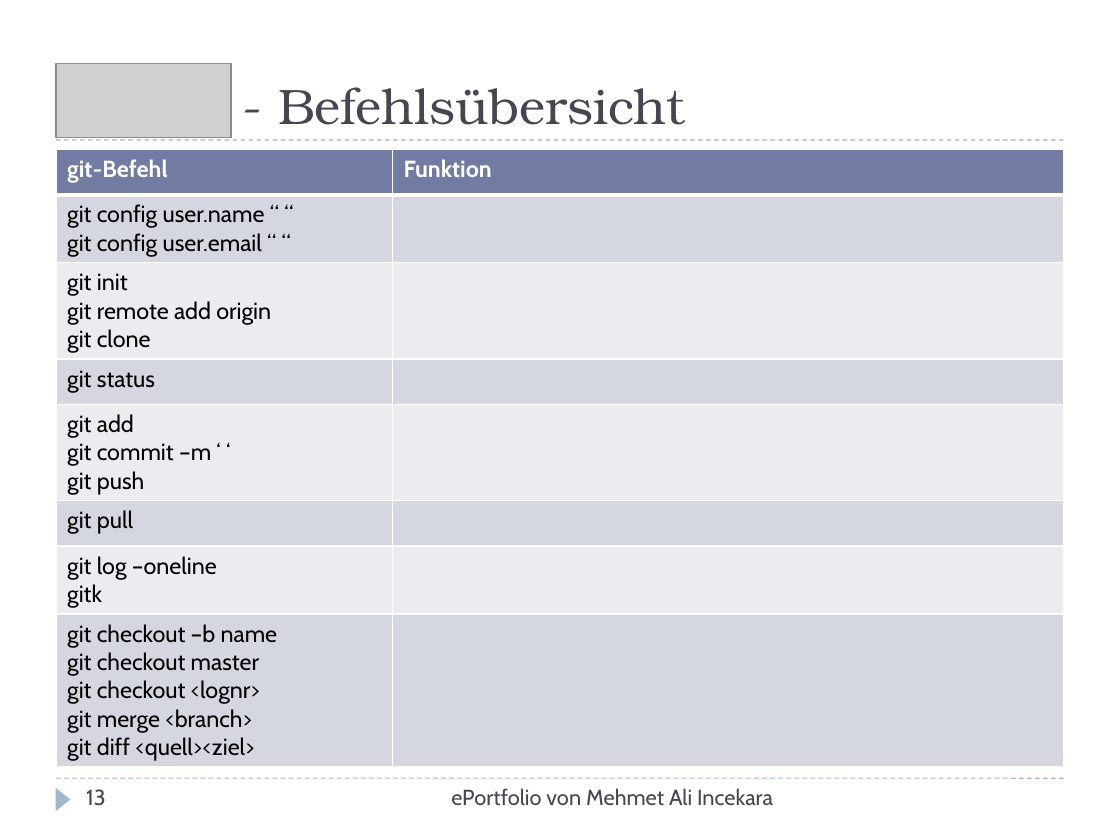
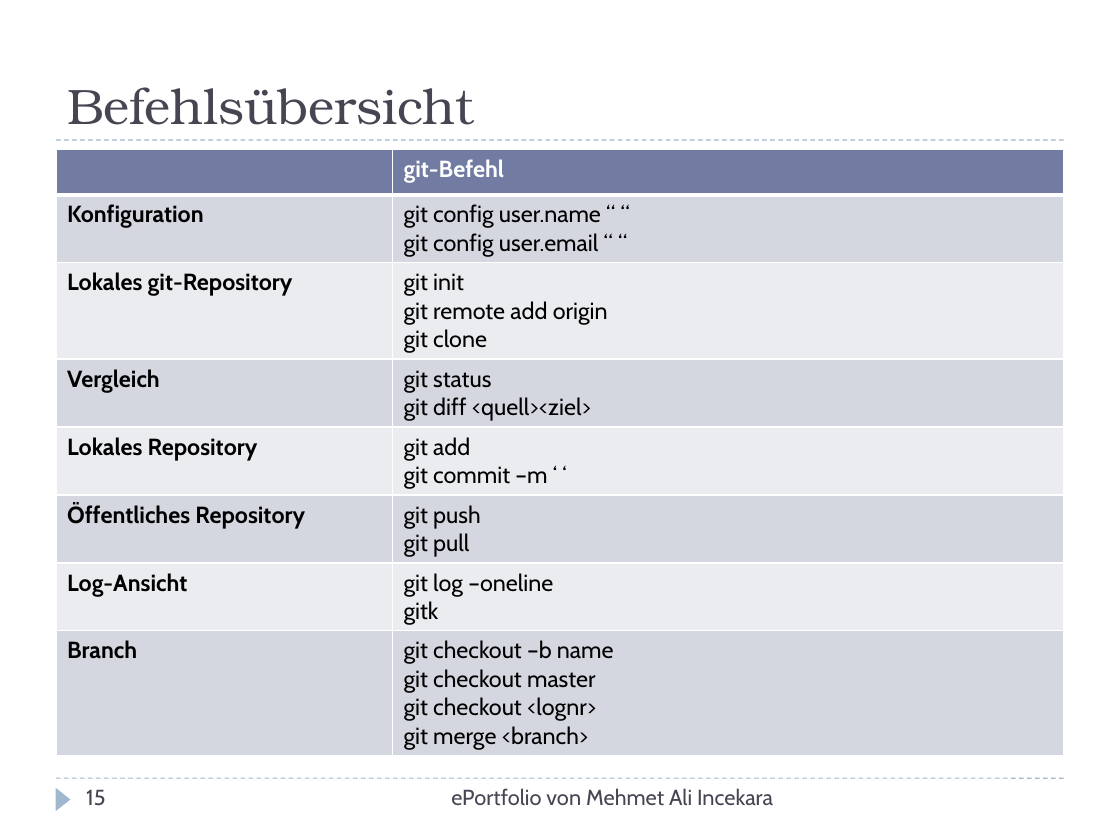
Before and after one commit to xnappy/ePortfolio, a slide deck: slide 15 of Git-und-GitHub.pptx (slide 13 before the commit). Drawn at 1120x840 pixels with LibreOffice and Linux fonts; fonts in the diff are those of the drawing; grey boxes stand for pictures. Boxes give left, top, right and bottom in pixels: in the first picture for what was removed or moved away, otherwise in the second. Text is boxed around its words. In the diff, an @@ line names an element or a change of style, - is before the commit and + after.

```diff
--- a/Git-und-GitHub.pptx
+++ b/Git-und-GitHub.pptx
@@ picture removed at [56, 64, 231, 138] @@
@@ title at [67, 87, 474, 125]: text changed @@
-- Befehlsübersicht
+Befehlsübersicht
@@ table at [56, 149, 1064, 754] @@
-row 1, column 1: git-Befehl
+row 1, column 1: 
-row 1, column 2: Funktion
+row 1, column 2: git-Befehl
-row 2, column 1: git config user.name “ “ / git config user.email “ “
+row 2, column 1: Konfiguration
-row 2, column 2: 
+row 2, column 2: git config user.name “ “ / git config user.email “ “
-row 3, column 1: git init / git remote add origin / git clone
+row 3, column 1: Lokales git-Repository
-row 3, column 2: 
+row 3, column 2: git init / git remote add origin / git clone
-row 4, column 1: git status
+row 4, column 1: Vergleich
-row 4, column 2: 
+row 4, column 2: git status / git diff <quell><ziel>
-row 5, column 1: git add / git commit –m ‘ ‘ / git push
+row 5, column 1: Lokales Repository
-row 5, column 2: 
+row 5, column 2: git add / git commit –m ‘ ‘
-row 6, column 1: git pull
+row 6, column 1: Öffentliches Repository
-row 6, column 2: 
+row 6, column 2: git push / git pull
-row 7, column 1: git log –oneline / gitk
+row 7, column 1: Log-Ansicht
-row 7, column 2: 
+row 7, column 2: git log –oneline / gitk
-row 8, column 1: git checkout –b name / git checkout master / git checkout <lognr> / git merge <branch> / git diff <quell><ziel>
+row 8, column 1: Branch
-row 8, column 2: 
+row 8, column 2: git checkout –b name / git checkout master / git checkout <lognr> / git merge <branch>
@@ page number at [86, 789, 105, 806]: text changed @@
-13
+15
```
Also in this commit, not shown: 12 other slides changed, 4 slides added, 3 other files.
